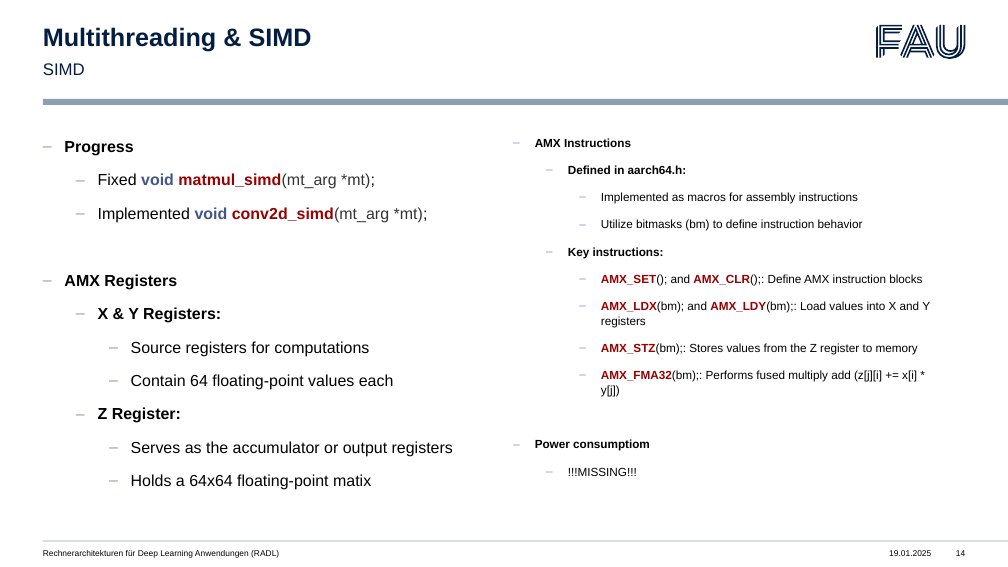
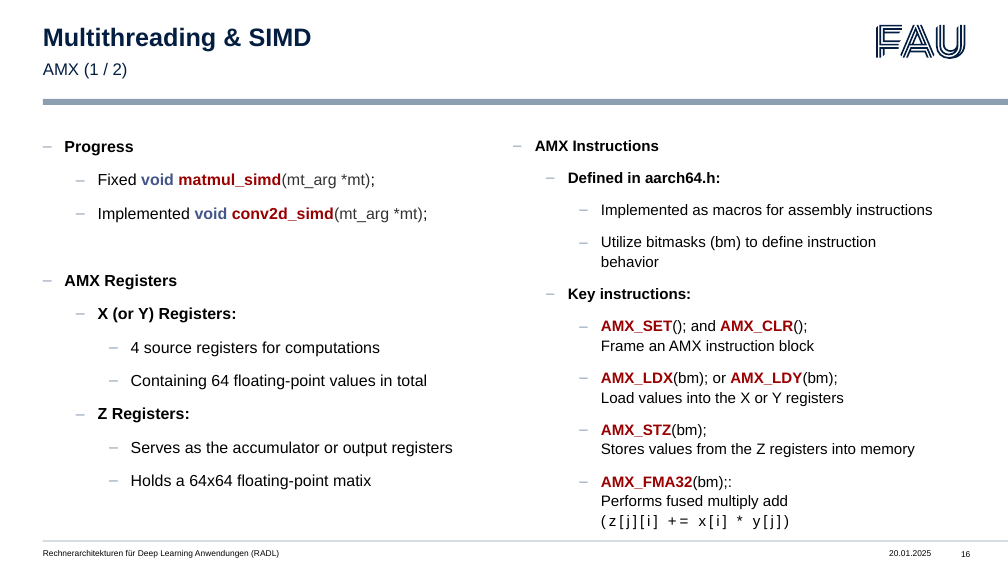
Before and after one commit to libalis/radl, a slide deck: slide 16 of Presentations/5. Presentation/5. Presentation.pptx (slide 14 before the commit). Drawn at 1008x567 pixels with LibreOffice and Linux fonts; fonts in the diff are those of the drawing. Boxes give left, top, right and bottom in pixels: in the first picture for what was removed or moved away, otherwise in the second. Text is boxed around its words. In the diff, an @@ line names an element or a change of style, - is before the commit and + after.

Commit message:
Finished 5. Presentation
- Finished 5. Presentation

```diff
--- a/Presentations/5. Presentation/5. Presentation.pptx
+++ b/Presentations/5. Presentation/5. Presentation.pptx
@@ text at [43, 63, 128, 79]: text changed @@
-SIMD
+AMX (1 / 2)
@@ text at [535, 140, 932, 509]: size 11.2 to 14.4 pt in "AMX Instructions", "Defined in aarch64.h:", "Implemented as macros for assembly instructions", "Utilize bitmasks (bm) to define instruction behavior" and 2 more places; letter spacing 0 to 2.8 pt in "(z[j][i] += x[i] * y[j])"; line spacing 1.04 to 1.08 @@
@@ text at [98, 307, 427, 423]: text changed @@
-  – X & Y Registers:
-    – Source registers for computations
-    – Contain 64 floating-point values each
-  – Z Register:
+  – X (or Y) Registers:
+    – 4 source registers for computations
+    – Containing 64 floating-point values in total
+  – Z Registers:
@@ text at [601, 320, 915, 457]: text changed; size 11.2 to 14.4 pt @@
-    – AMX_SET(); and AMX_CLR();: Define AMX instruction blocks
-    – AMX_LDX(bm); and AMX_LDY(bm);: Load values into X and Y registers
-    – AMX_STZ(bm);: Stores values from the Z register to memory
+    – AMX_SET(); and AMX_CLR();
+      Frame an AMX instruction block
+    – AMX_LDX(bm); or AMX_LDY(bm);
+      Load values into the X or Y registers
+    – AMX_STZ(bm);
+      Stores values from the Z registers into memory
@@ text at [535, 439, 650, 476]: paragraphs removed @@
-– Power consumptiom
-  – !!!MISSING!!!
@@ page number at [961, 551, 970, 557]: text changed @@
-14
+16
```
Also in this commit, not shown: 22 other slides changed, 1 slide added, 1 other file.
